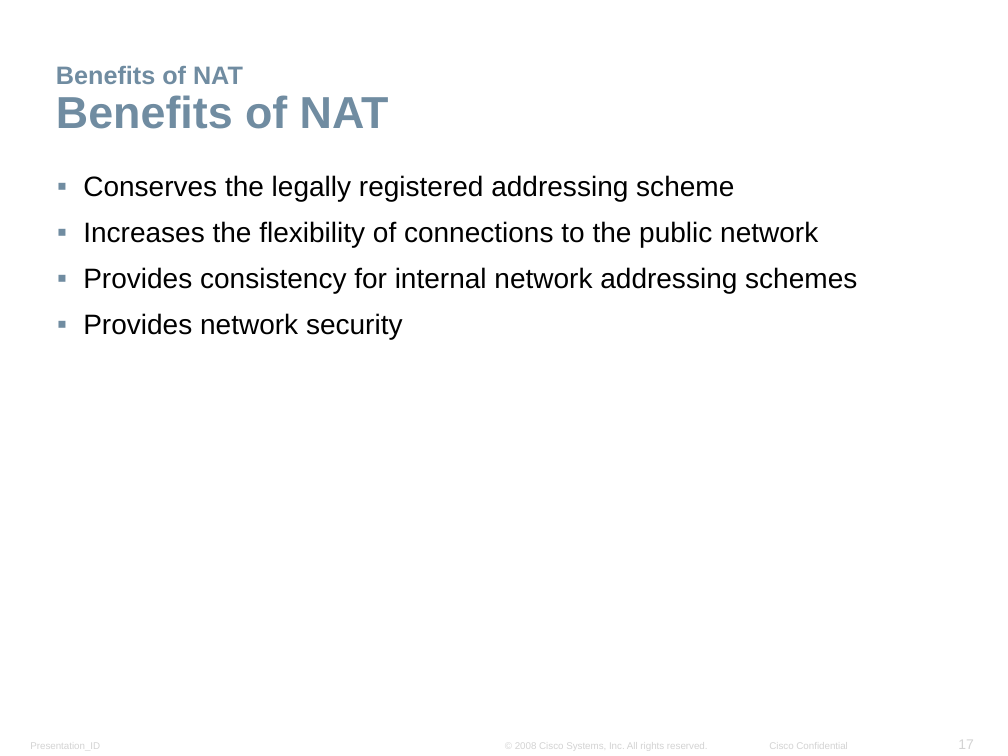
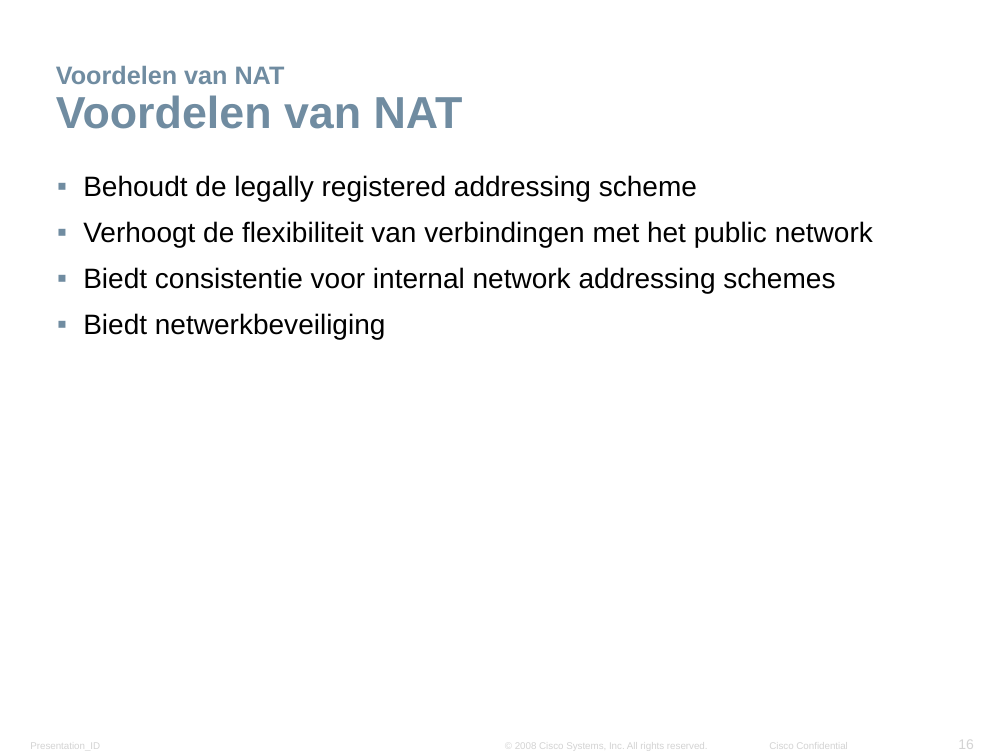
Before and after one commit to kenzot11/Presentatie-NAT, a slide deck: slide 16 of Networking Advanced - Chapter5 - NAT.pptx (slide 17 before the commit). Drawn at 1008x756 pixels with LibreOffice and Linux fonts; fonts in the diff are those of the drawing; background and template pictures are left out. Boxes give left, top, right and bottom in pixels: in the first picture for what was removed or moved away, otherwise in the second. Text is boxed around its words. In the diff, an @@ line names an element or a change of style, - is before the commit and + after.

```diff
--- a/Networking Advanced - Chapter5 - NAT.pptx
+++ b/Networking Advanced - Chapter5 - NAT.pptx
@@ title at bbox=[56, 66, 463, 129]: text changed @@
-Benefits of NAT
-Benefits of NAT
+Voordelen van NAT
+Voordelen van NAT
@@ text at bbox=[83, 175, 873, 339]: text changed @@
-▪ Conserves the legally registered addressing scheme
-▪ Increases the flexibility of connections to the public network
-▪ Provides consistency for internal network addressing schemes
-▪ Provides network security
+▪ Behoudt de legally registered addressing scheme
+▪ Verhoogt de flexibiliteit van verbindingen met het public network
+▪ Biedt consistentie voor internal network addressing schemes
+▪ Biedt netwerkbeveiliging
@@ page number at bbox=[958, 740, 974, 749]: text changed @@
-17
+16
```
Also in this commit, not shown: 22 other slides changed, 1 slide removed.
